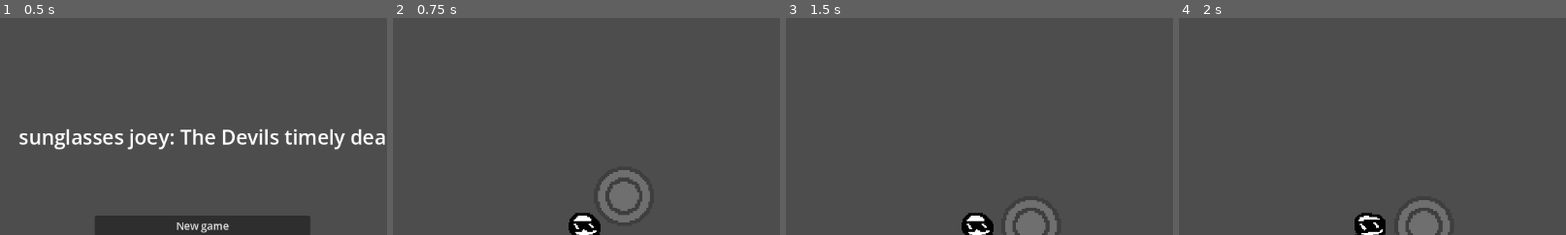
Above: before the commit, frames 1-4 (left to right).
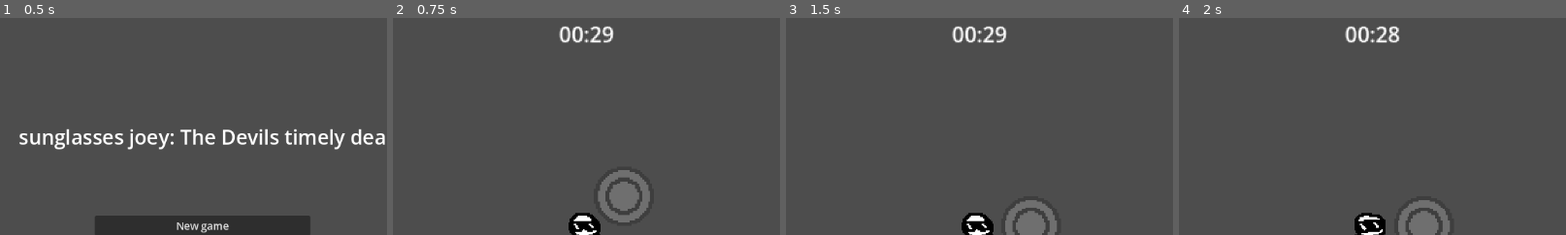
Above: after the commit, the same moments.

Repository: Daxlate/SunglassesJoey
Game: Godot game, scene res://scenes/main_menu.tscn
The game is run twice, just before and just after one commit, with the same random seed, the same clock (stepped at 60 frames per second) and the same inputs. Before the commit the project starts from res://scenes/Main menu/main_menu.tscn.
Inputs (mouse positions are % of the whole screen's width and height, from its top left):
- Up to frame 1 (0.5 s): no input
- Up to frame 2 (0.75 s): click "New game" at 0.5 s
- Up to frame 3 (1.5 s): move the mouse to (72, 45) at 1.27 s; hold D (MoveRight) from 1.28 s (still down); hold Right mouse button (punch) from 1.28 s (still down)
- Up to frame 4 (2 s): keep holding D (MoveRight); keep holding Right mouse button (punch); click (72, 45) at 1.55 s
The pictures show only the part of the screen within x 25-75%, y 0-50%; the shares and areas given below are measured in that part.

Frame 1 is identical in both runs. In frame 2, 0.6% of the frame differs, in the area x 42-58%, y 3-12%; in frame 3, 0.6%; in frame 4, 0.7%.

Commit message:
Timer and game over

Diff:
--- /dev/null
+++ b/scenes/Timer.tscn
@@ -0,0 +1,12 @@
+[gd_scene format=3 uid="uid://b5042wefiamwq"]
+
+[ext_resource type="Script" path="res://scripts/thetimer.gd" id="1_l5usf"]
+
+[node name="TheTimer" type="Control" unique_id=637970616]
+layout_mode = 3
+anchors_preset = 15
+anchor_right = 1.0
+anchor_bottom = 1.0
+grow_horizontal = 2
+grow_vertical = 2
+script = ExtResource("1_l5usf")
--- /dev/null
+++ b/scenes/game_over.tscn
@@ -0,0 +1,10 @@
+[gd_scene format=3 uid="uid://d4hfhuawifr8v"]
+
+[node name="Game over" type="Node2D" unique_id=1070301665]
+
+[node name="Label" type="Label" parent="." unique_id=1555030532]
+offset_left = 549.0
+offset_top = 298.0
+offset_right = 682.0
+offset_bottom = 321.0
+text = "sorry bro its over"
--- a/scenes/Main menu/main_menu.tscn
+++ b/scenes/main_menu.tscn
@@ -1,9 +1,8 @@
 [gd_scene format=3 uid="uid://cak6cysgmeemk"]
 
-[ext_resource type="Script" uid="uid://qhp3xv032gdg" path="res://scripts/Unpauser.gd" id="1_vqpxq"]
-[ext_resource type="PackedScene" uid="uid://cmjykoiwq7s6d" path="res://scenes/mainscene.tscn" id="3_r2oje"]
-[ext_resource type="Script" uid="uid://ns5fb2u3ubi6" path="res://scripts/quit.gd" id="6_uwblc"]
-[ext_resource type="Script" uid="uid://1en58tpa3mt7" path="res://scripts/play.gd" id="6_xlw4q"]
+[ext_resource type="Script" uid="uid://1en58tpa3mt7" path="res://scripts/play.gd" id="1_bqqt6"]
+[ext_resource type="PackedScene" uid="uid://cmjykoiwq7s6d" path="res://scenes/mainscene.tscn" id="2_wu84c"]
+[ext_resource type="Script" uid="uid://ns5fb2u3ubi6" path="res://scripts/quit.gd" id="3_8ln24"]
 
 [sub_resource type="LabelSettings" id="LabelSettings_3xaah"]
 font_size = 30
@@ -15,7 +14,6 @@
 anchor_bottom = 1.0
 grow_horizontal = 2
 grow_vertical = 2
-script = ExtResource("1_vqpxq")
 
 [node name="VBoxContainer" type="VBoxContainer" parent="." unique_id=1695967151]
 layout_mode = 1
--- a/scenes/mainscene.tscn
+++ b/scenes/mainscene.tscn
@@ -2,6 +2,8 @@
 
 [ext_resource type="Script" uid="uid://bqi287ck35rgk" path="res://scripts/Maincontrol.gd" id="1_4c2fu"]
 [ext_resource type="PackedScene" uid="uid://cabmdlahw5det" path="res://scenes/Sunglassesjoey.tscn" id="1_wtdyi"]
+[ext_resource type="Script" uid="uid://bs86emueorrs2" path="res://scripts/thetimer.gd" id="3_nx3wj"]
+[ext_resource type="PackedScene" uid="uid://d4hfhuawifr8v" path="res://scenes/game_over.tscn" id="4_4c2fu"]
 
 [sub_resource type="Curve2D" id="Curve2D_mo382"]
 _data = {
@@ -15,6 +17,12 @@
 script = ExtResource("1_4c2fu")
 
 [node name="Joey" parent="." unique_id=610775385 instance=ExtResource("1_wtdyi")]
+
+[node name="Label2" type="Label" parent="Joey" unique_id=415202518]
+offset_left = -19.0
+offset_top = -160.0
+offset_right = 21.0
+offset_bottom = -137.0
 
 [node name="Camera2D" type="Camera2D" parent="Joey" unique_id=856768857]
 position = Vector2(0, 1)
@@ -72,5 +80,16 @@
 wait_time = 4.0
 autostart = true
 
+[node name="Thetimer" type="Control" parent="." unique_id=1733072512 node_paths=PackedStringArray("label")]
+layout_mode = 3
+anchors_preset = 0
+offset_left = -303.0
+offset_top = -263.0
+offset_right = -263.0
+offset_bottom = -223.0
+script = ExtResource("3_nx3wj")
+main_menu = ExtResource("4_4c2fu")
+label = NodePath("../Joey/Label2")
+
 [connection signal="timeout" from="MeeleTimer" to="." method="_on_timer_timeout"]
 [connection signal="timeout" from="Range" to="." method="_on_range_timeout"]
--- a/scripts/JoeyMovement.gd
+++ b/scripts/JoeyMovement.gd
@@ -5,6 +5,7 @@
 var cooldown = false
 var upgrades = [false]
 @onready var Crosshair = $Crosshair/Marker2D
+@onready var The_timer = get_node("/root/Mainscene/Thetimer")
 
 func _process(delta):
 
@@ -48,6 +49,8 @@
 	$AnimatedSprite2D.play("punch")
 
 func take_damage():
+	if The_timer.has_method("change_time"):
+			The_timer.change_time(-1)
 	print("ouch")
 
 func _on_timer_timeout() -> void:
--- a/scripts/Maincontrol.gd
+++ b/scripts/Maincontrol.gd
@@ -16,6 +16,7 @@
 	add_child(ranged_goon)
 
 
+
 func _on_timer_timeout() -> void:
 	spawnmob()
 
--- a/scripts/Unpauser.gd
+++ b/scripts/Unpauser.gd
@@ -1,7 +1 @@
 extends Control
-
-
-# Called when the node enters the scene tree for the first time.
-func _ready() -> void:
-	get_tree().paused = false
-	pass # Replace with function body.
--- a/scripts/basic_goon.gd
+++ b/scripts/basic_goon.gd
@@ -2,6 +2,7 @@
 
 @onready var player = get_node("/root/Mainscene/Joey")
 @onready var hurt_box = get_node("/root/Mainscene/Joey/Hurtbox")
+@onready var The_timer = get_node("/root/Mainscene/Thetimer")
 var Punch_cooldown = 0.0
 var in_punch_range = false
 var health = 10.0
@@ -18,6 +19,10 @@
 
 		if Punch_cooldown <= 0:
 			print("PUNCHED!")
+			if The_timer.has_method("change_time"):
+				The_timer.change_time(-1)
+			if player.has_method("take_damage"):
+				player.take_damage()
 			punch_anim()
 			Punch_cooldown = 0.5
 
@@ -35,6 +40,9 @@
 	$AnimationPlayer.play("Hurt")
 	health -= 5
 	if health <= 0:
+		if The_timer.has_method("change_time"):
+			The_timer.change_time(3)
+		queue_free()
 		queue_free()
 
 
--- a/scripts/ranged_goon.gd
+++ b/scripts/ranged_goon.gd
@@ -2,6 +2,8 @@
 
 @onready var player = get_node("/root/Mainscene/Joey")
 @onready var limit = get_node("/root/Mainscene/Joey/RangedLimit")
+@onready var The_timer = get_node("/root/Mainscene/Thetimer")
+
 var free_to_move := true
 var wait_time := 0.0
 var health = 10.0
@@ -27,6 +29,8 @@
 	$AnimationPlayer.play("Hurt")
 	health -= 5
 	if health <= 0:
+		if The_timer.has_method("change_time"):
+			The_timer.change_time(3)
 		queue_free()
 
 func shoot():
--- /dev/null
+++ b/scripts/thetimer.gd
@@ -0,0 +1,44 @@
+extends Control
+signal timer_finished
+@export var main_menu: PackedScene
+@export var label: Label
+var time_left = 30.0
+var auto_start:= true
+var running: bool = false
+
+func _ready():
+
+	start()
+
+func set_label(new_label: Label) -> void:
+	label = new_label
+func gotomenu():
+	get_tree().change_scene_to_packed(main_menu)
+func _process(delta):
+
+	if not running:
+		gotomenu()
+
+	time_left -= delta
+
+	if time_left <= 0.0:
+		time_left = 0.0
+		running = false
+		timer_finished.emit()
+	_update_label()
+
+func start():
+	running = true
+
+func stop():
+	running = false
+
+func change_time(amount):
+	time_left += amount
+	label.text = str(time_left)
+
+func _update_label() -> void:
+	if label:
+		var minutes := int(time_left) / 60
+		var seconds := int(time_left) % 60
+		label.text = "%02d:%02d" % [minutes, seconds]
Not shown: 1 places in scenes/main_menu.tscn that only renumber resources
Not shown, added: scripts/thetimer.gd.uid
